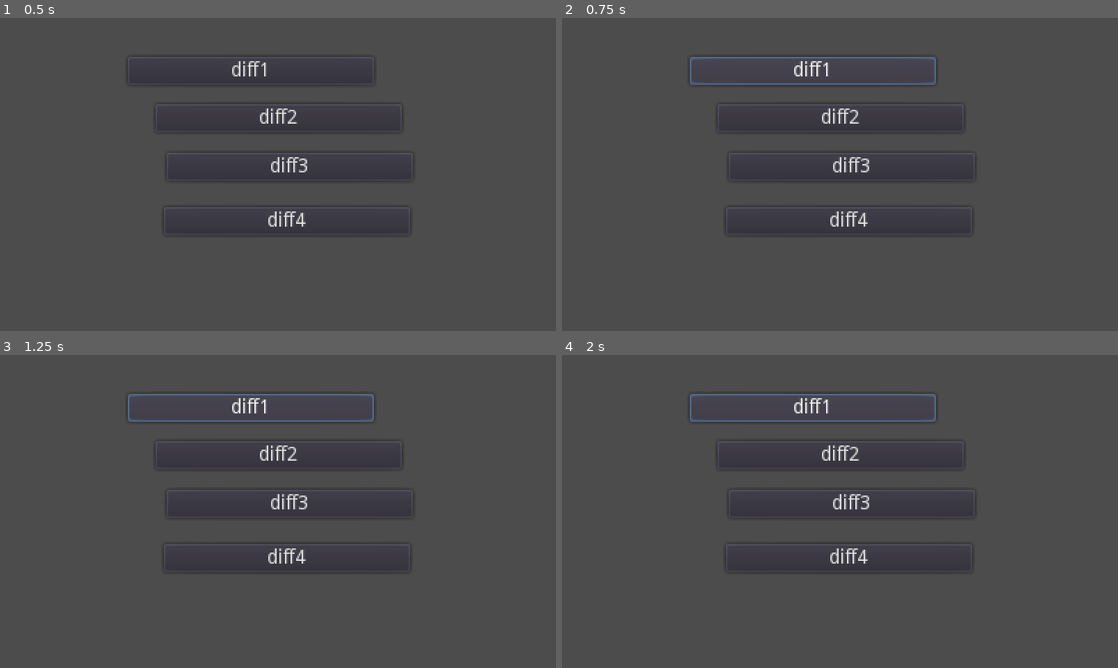
Above: before the commit, frames 1-4 (two rows, left to right).
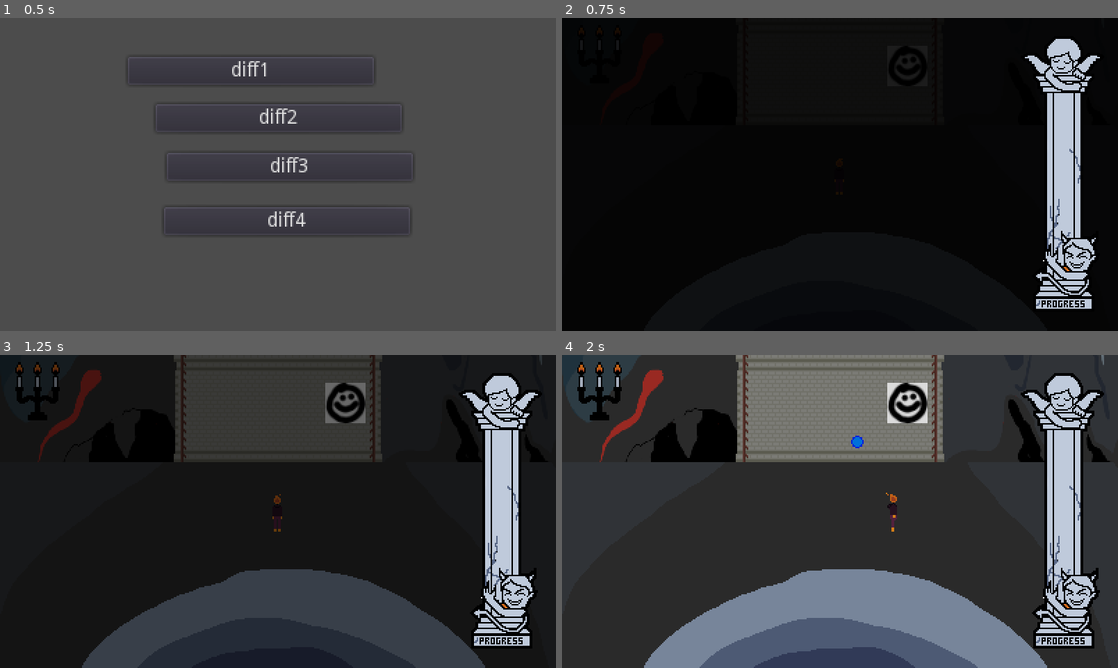
Above: after the commit, the same moments.

Repository: RegularSalamander/burnt-out-seven-sins
Game: Godot game, scene res://Scenes/Menu.tscn
Two runs of this game, one before a commit and one after it. Both use one fixed random seed, a clock stepped at 60 frames per second and the inputs below. This scene is started directly instead of the project's main scene.
Inputs:
- Up to frame 1 (0.5 s): no input
- Up to frame 2 (0.75 s): click "diff1" at 0.5 s
- Up to frame 3 (1.25 s): no input
- Up to frame 4 (2 s): tap Enter (ui_accept) at 1.25 s; hold Right (right) from 1.28 s (still down); tap Space (jump) at 1.52 s

Frame 1 is identical in both runs. In frame 2, 100% of the frame differs, in the area x 0-100%, y 0-100%; in frame 3, 83%; in frame 4, 93%.

Commit message:
added difficultybutton script to buttons

Diff:
--- a/Scenes/Menu.tscn
+++ b/Scenes/Menu.tscn
@@ -1,4 +1,6 @@
-[gd_scene format=2]
+[gd_scene load_steps=2 format=2]
+
+[ext_resource path="res://Scenes/DifficultyButton.gd" type="Script" id=1]
 
 [node name="Control" type="Control"]
 anchor_right = 1.0
@@ -14,10 +16,12 @@
 margin_bottom = 48.108
 rect_pivot_offset = Vector2( 122.631, 20 )
 text = "diff1"
+script = ExtResource( 1 )
 __meta__ = {
 "_edit_use_anchors_": false,
 "_editor_description_": ""
 }
+difficulty = 0
 
 [node name="Button2" type="Button" parent="."]
 margin_left = 111.654
@@ -26,6 +30,7 @@
 margin_bottom = 82.0431
 rect_pivot_offset = Vector2( 122.631, 20 )
 text = "diff2"
+script = ExtResource( 1 )
 
 [node name="Button3" type="Button" parent="."]
 margin_left = 120.189
@@ -34,9 +39,11 @@
 margin_bottom = 116.973
 rect_pivot_offset = Vector2( 122.631, 20 )
 text = "diff3"
+script = ExtResource( 1 )
 __meta__ = {
 "_edit_use_anchors_": false
 }
+difficulty = 2
 
 [node name="Button4" type="Button" parent="."]
 margin_left = 118.011
@@ -45,6 +52,8 @@
 margin_bottom = 155.676
 rect_pivot_offset = Vector2( 122.631, 20 )
 text = "diff4"
+script = ExtResource( 1 )
 __meta__ = {
 "_edit_use_anchors_": false
 }
+difficulty = 3
